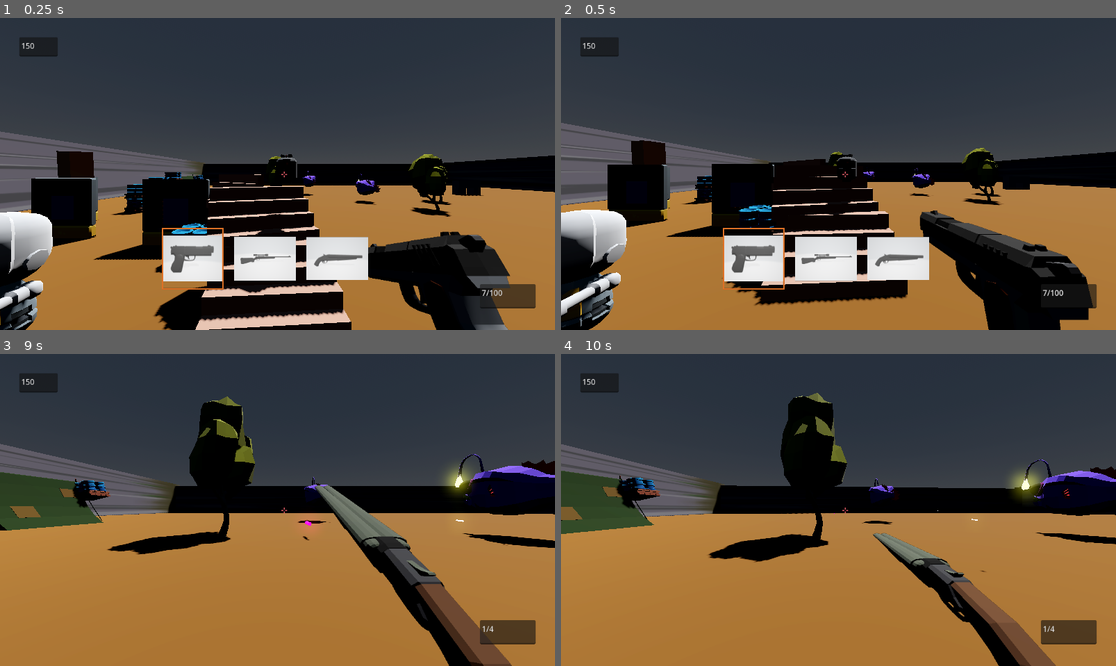
Above: before the commit, frames 1-4 (two rows, left to right).
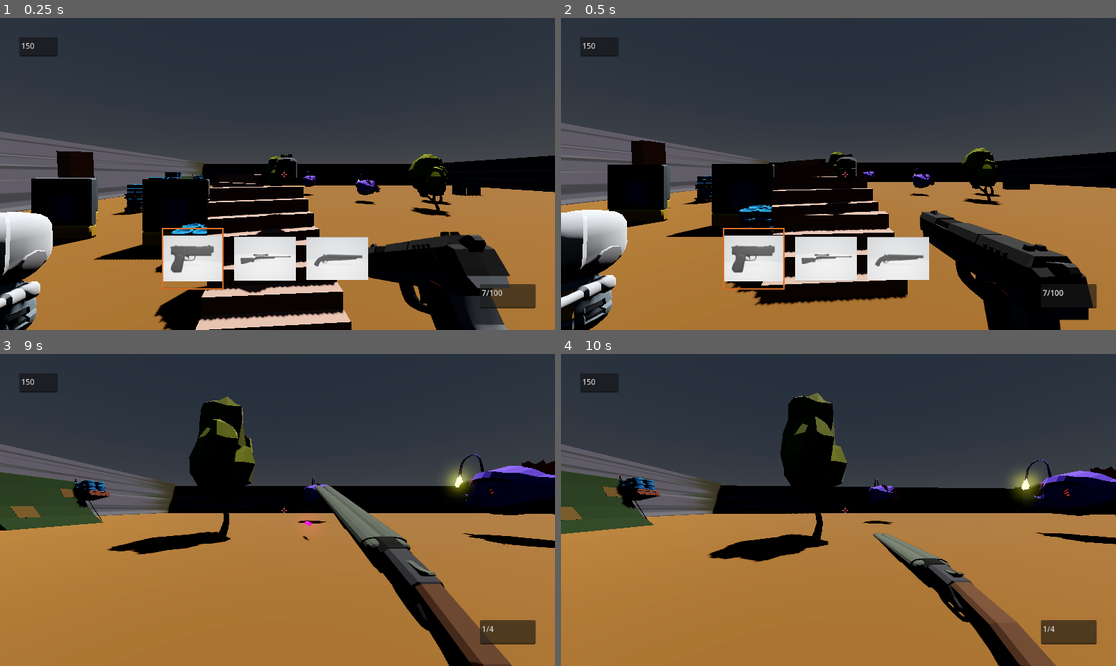
Above: after the commit, the same moments.

Repository: pixelcrust/godotfps
Game: Godot game, scene res://world.tscn
Same seed, same stepped clock (60 frames per second), same inputs: the game is played once before the commit and once after it.
Inputs (mouse positions are in pixels of both pictures, inside the frame that each line leads up to):
- Up to frame 1 (0.25 s): no input
- Up to frame 2 (0.5 s): no input
- Up to frame 3 (9 s): move the mouse to (305, 510) at 0.52 s; hold W (key_forward) 0.53-5.78 s; click (305, 510) at 0.6 s; tap Space (key_jump) at 0.77, 1.52, 3.02, 3.77, 4.52, 6.02, 6.77, 7.52 s; move the mouse to (249, 510) at 1.27 s; tap F (Interact) at 1.35, 5.85 s; click (249, 510) at 1.55 s; move the mouse to (288, 503) at 2.02 s; hold Ctrl (key_crouch) 2.03-2.78 s; click (288, 503) at 2.3 s; move the mouse to (271, 516) at 2.77 s; tap Tab (key_next_weapon) at 2.85, 7.35 s; click (271, 516) at 3.05 s; move the mouse to (316, 513) at 3.52 s; hold Shift (key_run) 3.53-4.28 s; click (316, 513) at 3.8 s; move the mouse to (233, 506) at 4.27 s; click (233, 506) at 4.35 s; move the mouse to (283, 510) at 5.02 s; click (283, 510) at 5.1 s; move the mouse to (255, 503) at 5.77 s; hold D (key_right) 5.78-6.53 s; click (255, 503) at 6.05 s; move the mouse to (305, 510) at 6.52 s; hold Ctrl (key_crouch) 6.53-7.28 s; hold W (key_forward) 6.53-8.78 s; click (305, 510) at 6.8 s; move the mouse to (249, 510) at 7.27 s; click (249, 510) at 7.55 s; move the mouse to (288, 503) at 8.02 s; hold Shift (key_run) 8.03-8.78 s; click (288, 503) at 8.3 s; move the mouse to (271, 516) at 8.77 s; hold A (key_left) from 8.78 s (still down); click (271, 516) at 8.85 s
- Up to frame 4 (10 s): tap Space (key_jump) at 9.02, 9.77 s; move the mouse to (877, 513) at 9.52 s; release A (key_left) at 9.53 s; hold W (key_forward) from 9.53 s (still down); click (877, 513) at 9.6 s

The runs differ from the first frame. In frame 1, 0.7% of the frame differs, in the area x 0-10%, y 62-100%; in frame 2, 1.2%, in the area x 0-13%, y 61-100%; in frame 3, less than 0.1%; in frame 4, less than 0.1%.

Commit message:
added match finite state for enemy

Diff:
--- a/Scenes/enemy_dummy.tscn
+++ b/Scenes/enemy_dummy.tscn
@@ -20,7 +20,7 @@
 height = 2.08689
 
 [sub_resource type="SphereShape3D" id="SphereShape3D_vtcpw"]
-radius = 13.3811
+radius = 20.0
 
 [node name="Node3D" type="CharacterBody3D"]
 collision_layer = 4
@@ -42,7 +42,7 @@
 mesh = ExtResource("5_31422")
 
 [node name="RayCast3D" type="RayCast3D" parent="base/body/arm/gun"]
-transform = Transform3D(-4.37114e-08, -1, -2.66454e-15, 1, -4.37114e-08, 0, -5.29396e-23, -2.66454e-15, 1, 0.788636, 0.544651, 0)
+transform = Transform3D(-4.37114e-08, -1, 1.85125e-29, 1, -4.37114e-08, -4.23516e-22, 4.23516e-22, 6.01853e-36, 1, 0.788636, 0.544651, 0)
 
 [node name="Timer" type="Timer" parent="base/body/arm/gun"]
 autostart = true
@@ -82,6 +82,7 @@
 shape = SubResource("CapsuleShape3D_konw4")
 
 [node name="attention_area" type="Area3D" parent="."]
+collision_mask = 2
 
 [node name="CollisionShape3D" type="CollisionShape3D" parent="attention_area"]
 shape = SubResource("SphereShape3D_vtcpw")
@@ -89,3 +90,4 @@
 [connection signal="bodypart_hit" from="base/body/PhysicalBone3D" to="." method="_on_physical_bone_3d_bodypart_hit"]
 [connection signal="bodypart_hit" from="base/body/head/PhysicalBone3D" to="." method="_on_physical_bone_3d_bodypart_hit"]
 [connection signal="body_entered" from="attention_area" to="." method="_on_attention_area_body_entered"]
+[connection signal="body_exited" from="attention_area" to="." method="_on_attention_area_body_exited"]
--- a/Scenes/explosion.tscn
+++ b/Scenes/explosion.tscn
@@ -68,7 +68,7 @@
 [node name="flash" type="GPUParticles3D" parent="."]
 emitting = false
 amount = 1
-lifetime = 0.2
+lifetime = 0.3
 one_shot = true
 explosiveness = 1.0
 fixed_fps = 60
--- a/Scenes/player.tscn
+++ b/Scenes/player.tscn
@@ -109,7 +109,7 @@
 transform = Transform3D(1, 0, 0, 0, 1, 0, 0, 0, 1, 0, 2.12679, 0)
 mesh = SubResource("CapsuleMesh_gmr4f")
 
-[node name="bone_body" type="PhysicalBone3D" parent="MeshInstance3D" groups=["has_hp"]]
+[node name="bone_body" type="PhysicalBone3D" parent="MeshInstance3D" groups=["group_player", "has_hp"]]
 collision_layer = 2
 collision_mask = 2
 script = ExtResource("2_wfych")
--- a/Scripts/enemy_dummy.gd
+++ b/Scripts/enemy_dummy.gd
@@ -12,6 +12,9 @@
 
 @onready var hp_start = 100
 @onready var hp = hp_start
+@onready var state = 1
+#0.. idle
+#1..aiming at player
 
 
 
@@ -32,7 +35,14 @@
 	# Add the gravity.
 	if not is_on_floor():
 		velocity.y -= gravity * delta
-	aim(delta)
+	match state:
+		_:
+			state = 0
+		0:
+			print_debug("state 0 idle")
+		1:
+			print_debug("state 1 aiming")
+			aim(delta)
 	move_and_slide()
 
 func aim(delta):
@@ -49,14 +59,14 @@
 		#head.rotate_x(-deg_to_rad(direction_helper.rotation.x * turn_speed_vertically*delta))
 		#arm.rotate_x(-deg_to_rad(direction_helper.rotation.x * turn_speed_vertically*delta))
 	else:
-		print("raycastcollider:"+str(ray_view.get_collider())+".... player:"+str(player))
-
+		#print("raycastcollider:"+str(ray_view.get_collider())+".... player:"+str(player))
+		pass
 func _timeout():
 	shoot()
 
 func shoot():
 	var new_bullet = bullet.instantiate()
-	new_bullet.position = barrel.global_position
+	new_bullet.position = gun.global_position
 	new_bullet.transform.basis = gun.global_transform.basis
 	get_tree().root.get_children()[0].add_child(new_bullet);
 
@@ -65,7 +75,14 @@
 	hp-=dmg
 
 
+func _on_attention_area_body_entered(body):
+	if body.is_in_group("group_player"):
+		state = 1
 
 
-func _on_attention_area_body_entered(body):
-	pass # Replace with function body.
+
+
+func _on_attention_area_body_exited(body):
+	if body.is_in_group("group_player"):
+		state = 0
+		print_debug("body exited collisionarea")
--- a/bullet.gd
+++ b/bullet.gd
@@ -21,7 +21,7 @@
 func _physics_process(delta):
 	position += transform.basis * Vector3(SPEED,0+abweichung_y,0+abweichung_x)*delta
 	if raycast.is_colliding():
-		print("raycast collision with:" + str(raycast.get_collider()) )
+		#print("raycast collision with:" + str(raycast.get_collider()) )
 		mesh.visible = false
 		particles.emitting = true
 		if(raycast.get_collider().is_in_group("has_hp")):
